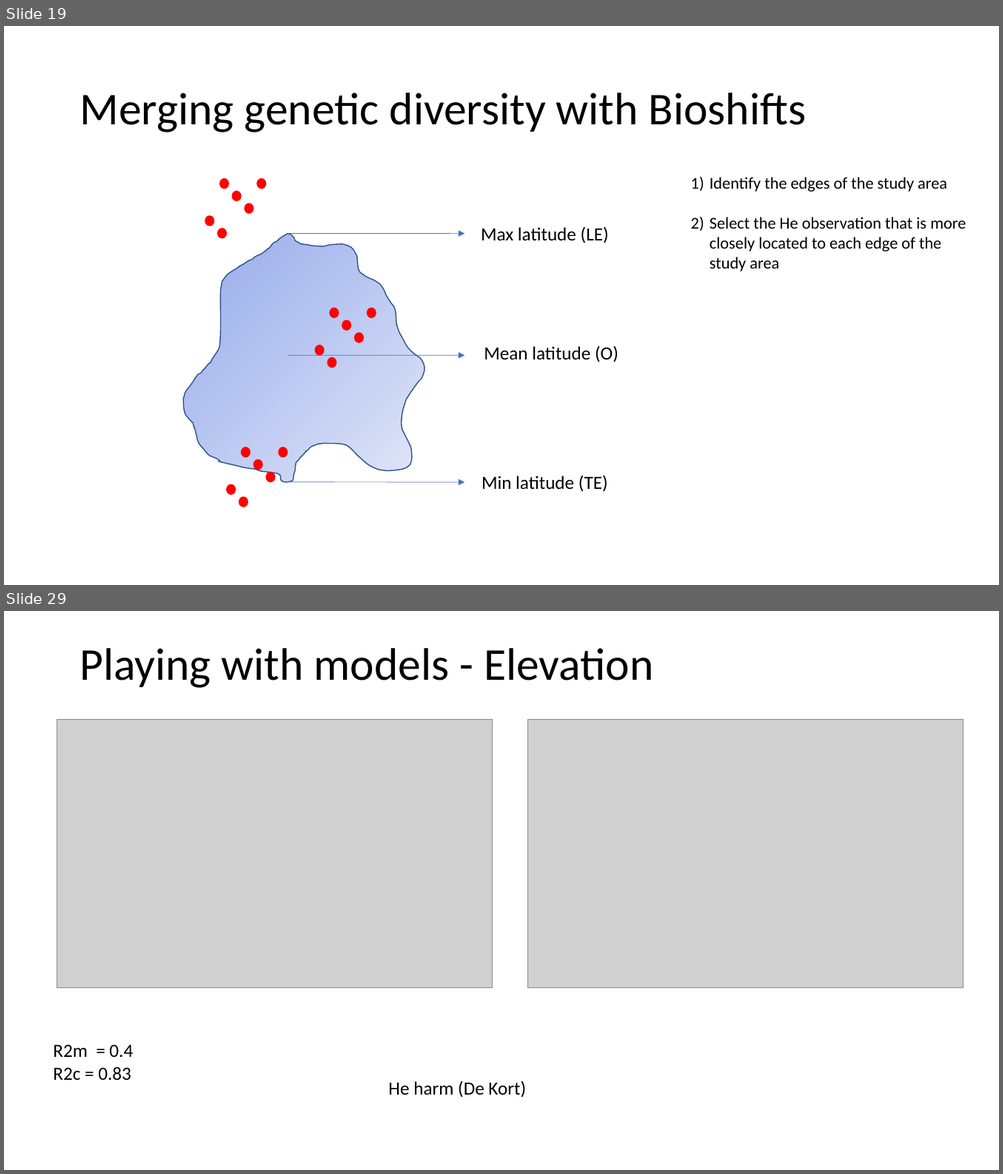
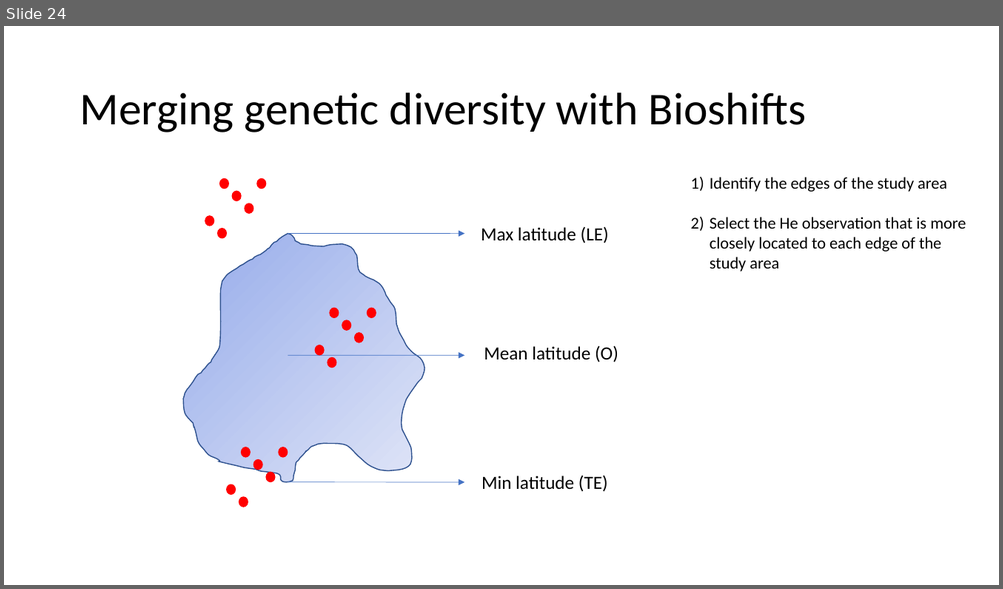
Before and after one commit to Bioshifts/genetic_diversity_range_shifts, a slide deck: Velocity_vs_rangeshift.ppt. Shown one above the other, each under a label of ours: slides 19 and 29 before the commit, slide 24 after it; the slides between them are not shown. The pictures are 1003x1174 and 1003x589 pixels, drawn with LibreOffice and Linux fonts; fonts in the diff are those of the drawing; grey boxes stand for pictures. Boxes give left, top, right and bottom in pixels: in the first picture for what was removed or moved away, otherwise in the second. Text is boxed around its words. In the diff, an @@ line names an element or a change of style, - is before the commit and + after.

Commit message:
new models

```diff
--- a/Velocity_vs_rangeshift.ppt
+++ b/Velocity_vs_rangeshift.ppt
@@ slide 29 removed at (4,611,999,1170), background #FFFFFF @@
@@ title removed at (79,648,653,688) @@
-Playing with models - Elevation
@@ picture removed at (57,719,492,988) @@
@@ picture removed at (527,719,962,988) @@
@@ text removed at (53,1045,133,1081) @@
-R2m = 0.4
-R2c = 0.83
@@ text removed at (388,1081,526,1098) @@
-He harm (De Kort)
@@ what was slide 19 is now slide 24 @@
```
Also in this commit, not shown: 15 slides changed, 32 slides added, 9 other slides removed, 2 other files.
